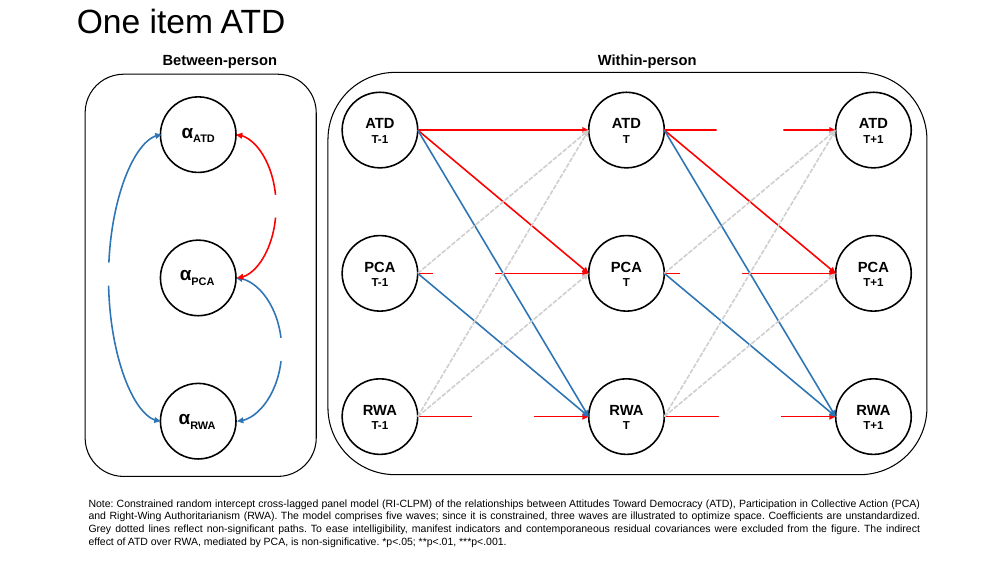
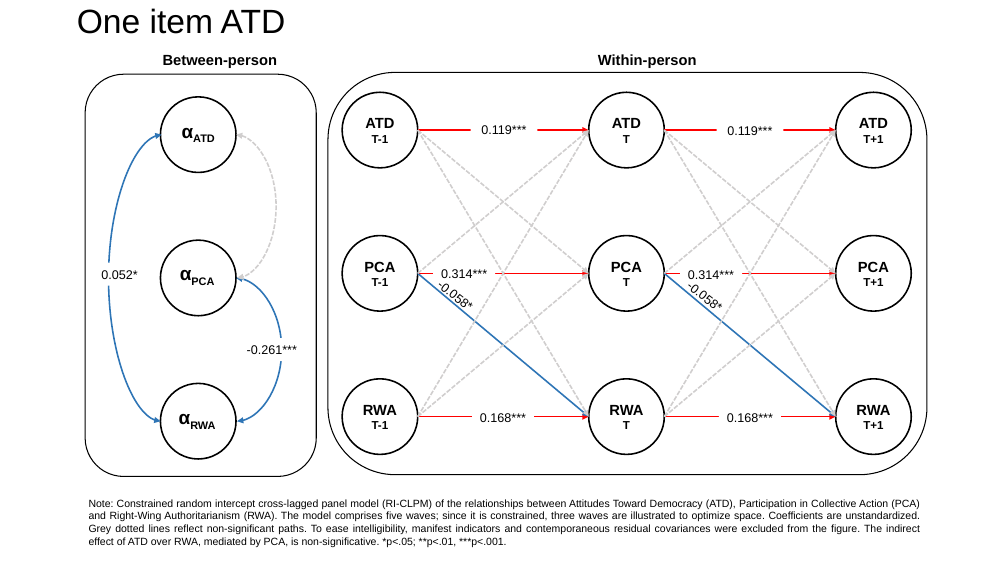
Before and after one commit to pjcarozzi/rwa-pca-atd, a slide deck: slide 3 of 2_output/4_figures_and_tables/Figures.pptx. Drawn at 1008x567 pixels with LibreOffice and Linux fonts; fonts in the diff are those of the drawing. Boxes give left, top, right and bottom in pixels: in the first picture for what was removed or moved away, otherwise in the second. Text is boxed around its words. In the diff, an @@ line names an element or a change of style, - is before the commit and + after.

```diff
--- a/2_output/4_figures_and_tables/Figures.pptx
+++ b/2_output/4_figures_and_tables/Figures.pptx
@@ curved double arrow (236, 135) - (237, 278): stroke #FF0000 1.5 pt to #D0CECE 1.5 pt dashed @@
@@ arrow (418, 130) - (589, 274): stroke #FF0000 1.5 pt to #D0CECE 1.5 pt dashed @@
@@ arrow (418, 130) - (589, 417): stroke #2E75B6 1.5 pt to #D0CECE 1.5 pt dashed @@
@@ text added at (481,125,526,134), 12 pt, text #000000 @@
+0.119***
@@ arrow (665, 130) - (836, 274): stroke #FF0000 1.5 pt to #D0CECE 1.5 pt dashed @@
@@ arrow (665, 130) - (836, 417): stroke #2E75B6 1.5 pt to #D0CECE 1.5 pt dashed @@
@@ text at (727,126,772,135): text added @@
+0.119***
@@ rectangle removed at (246,195,308,218) @@
@@ text at (441,269,487,278): text added @@
+0.314***
@@ text at (101,270,137,279): text added @@
+0.052*
@@ text added at (437,276,446,292), 12 pt, text #000000 @@
+-0.058*
@@ text added at (686,277,695,293), 12 pt, text #000000 @@
+-0.058*
@@ text at (688,270,734,279): text added @@
+0.314***
@@ 7 texts: place and size @@
-7 texts at (86,119,783,429)
+7 texts at (101,126,773,422)
@@ text at (247,345,297,354): text added @@
+-0.261***
@@ text at (480,413,526,422): text added @@
+0.168***
@@ text at (727,413,773,422): text added @@
+0.168***
```
Also in this commit, not shown: 1 other slide changed, 9 other files.
